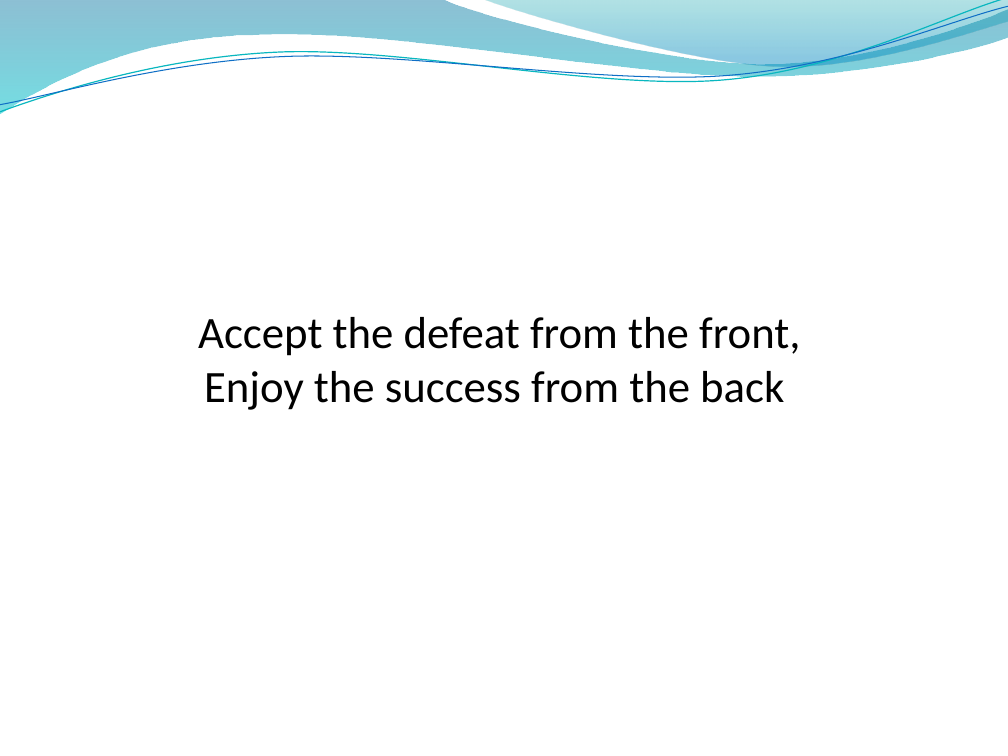
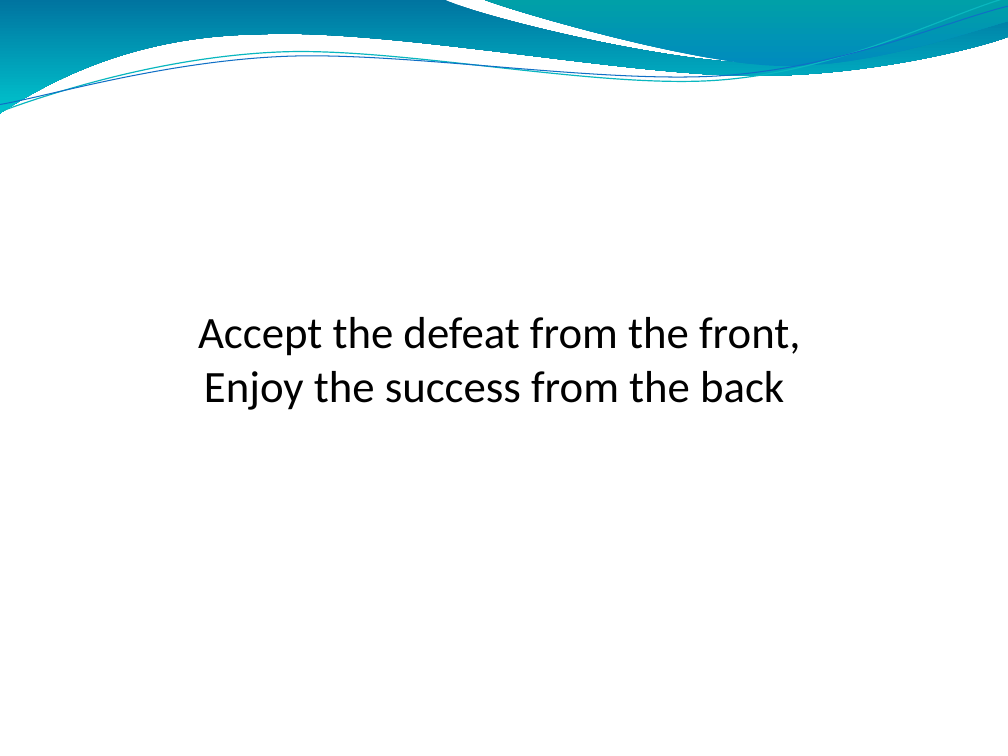
Before and after one commit to alfar-kaleel/Presentation, a slide deck: slide 13 of MSD.pptx (slide 15 before the commit). Drawn at 1008x756 pixels with LibreOffice and Linux fonts; fonts in the diff are those of the drawing; background and template pictures are left out. Boxes give left, top, right and bottom in pixels: in the first picture for what was removed or moved away, otherwise in the second. Text is boxed around its words. In the diff, an @@ line names an element or a change of style, - is before the commit and + after.

```diff
--- a/MSD.pptx
+++ b/MSD.pptx
@@ freeform shape at [0,0,1008,114]: fill gradient #0074A1 to #00C6CF to gradient #0074A0 to #00C4CD; outline redrawn @@
@@ freeform shape at [0,0,1008,117]: outline #0AB8BF 0.85 pt to #09B7BF 0.85 pt; outline redrawn @@
@@ freeform shape at [0,6,1008,112]: outline #0F6FC6 0.75 pt to #0F6FC6 0.74 pt; outline redrawn @@
@@ freeform shape at [483,0,1008,70]: fill gradient #00A1A9 to #008BBF to gradient #008ABF to #00A0A8 @@
```
Also in this commit, not shown: 13 other slides changed, 2 slides removed.
